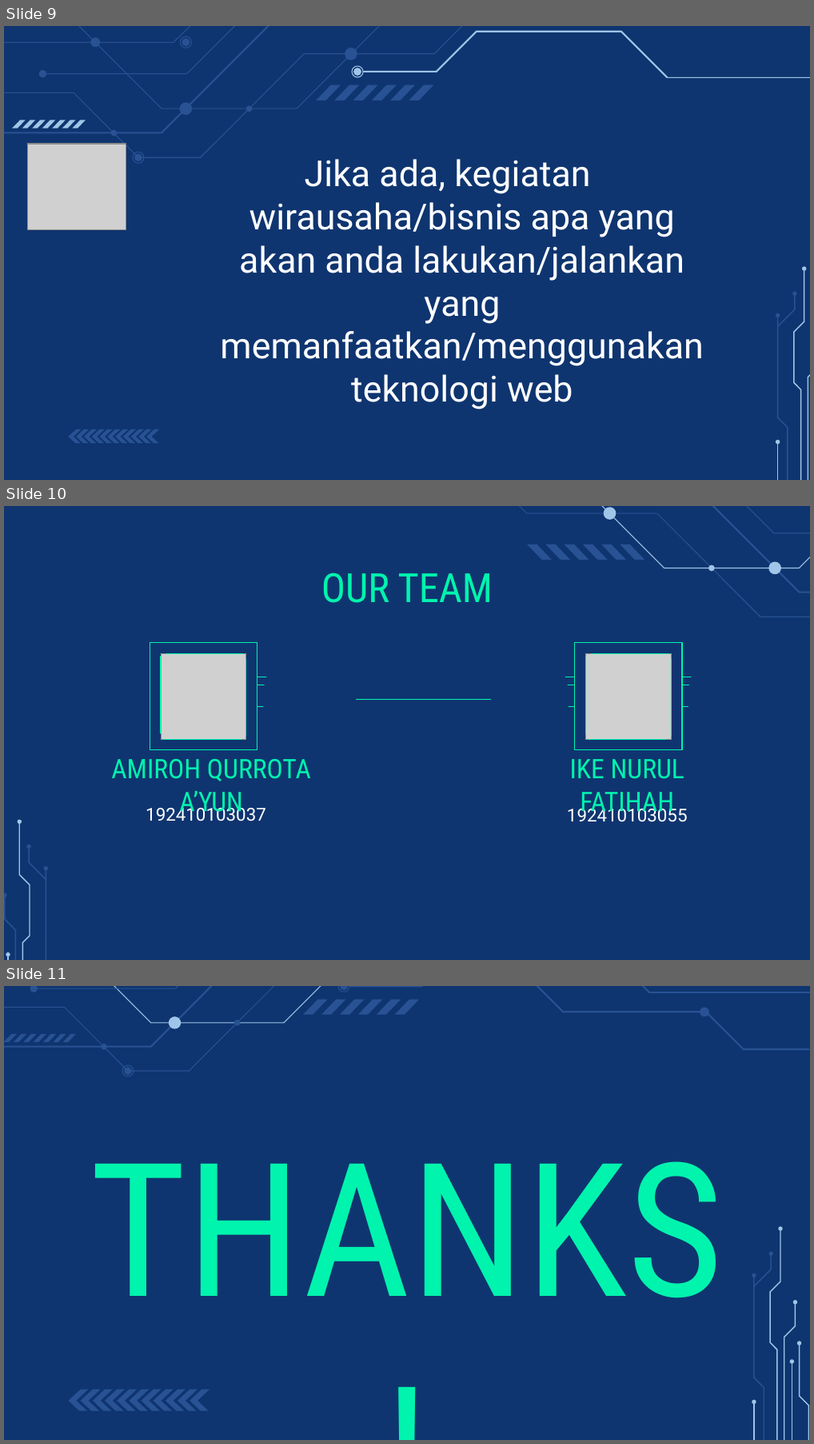
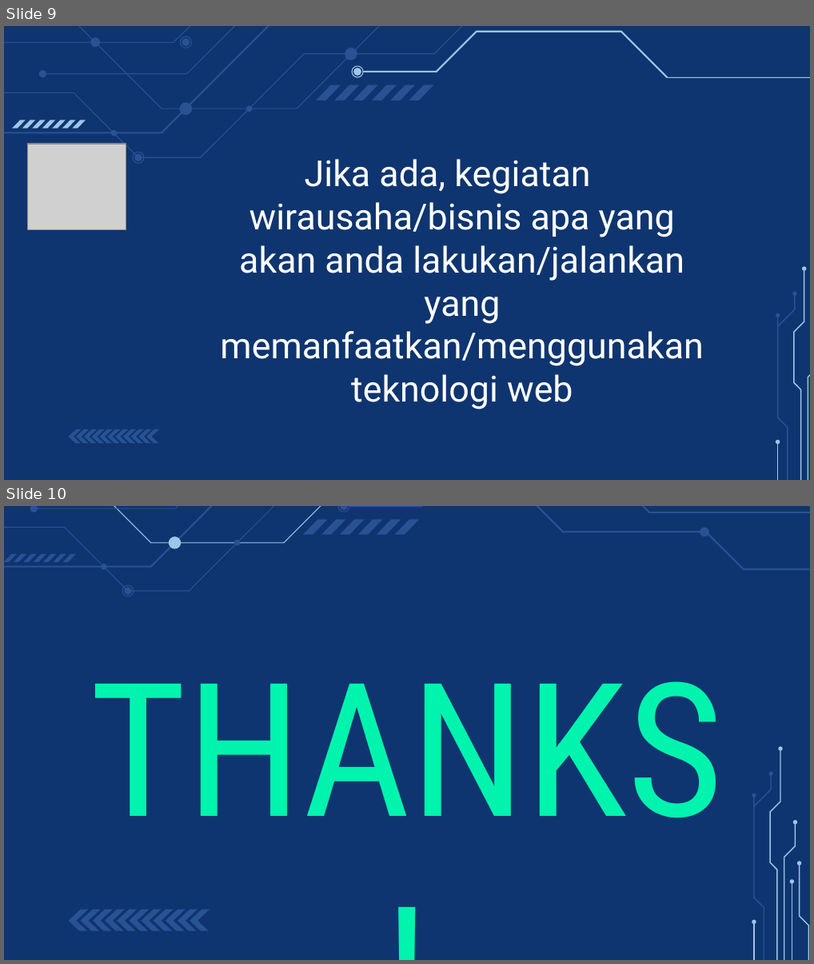
Before and after one commit to amirohqurrota/Pweb, a slide deck: PPT laporan akhir.pptx. Shown one above the other, each under a label of ours: slides 9, 10 and 11 before the commit, slides 9 and 10 after it. The pictures are 814x1444 and 814x964 pixels, drawn with LibreOffice and Linux fonts; fonts in the diff are those of the drawing; grey boxes stand for pictures. Boxes give left, top, right and bottom in pixels: in the first picture for what was removed or moved away, otherwise in the second. Text is boxed around its words. In the diff, an @@ line names an element or a change of style, - is before the commit and + after.

```diff
--- a/PPT laporan akhir.pptx
+++ b/PPT laporan akhir.pptx
@@ slide 10 removed at [4,506,810,960], background #0F3570 @@
@@ group removed at [368,506,810,617]: 13 freeform shapes @@
@@ title removed at [322,572,493,603] @@
-OUR TEAM
@@ picture removed at [162,653,246,739] @@
@@ picture removed at [586,653,672,739] @@
@@ group removed at [150,643,266,750]: 12 freeform shapes @@
@@ line removed from (356, 700) to (491, 700) @@
@@ group removed at [566,643,691,750]: 15 freeform shapes @@
@@ text removed at [111,759,311,817] @@
-AMIROH QURROTA A’YUN
@@ text removed at [570,759,685,817] @@
-IKE NURUL FATIHAH
@@ text removed at [146,804,266,821] @@
-192410103037
@@ text removed at [567,804,688,822] @@
-192410103055
@@ group removed at [4,820,47,960]: 10 freeform shapes @@
@@ what was slide 11 is now slide 10 @@
```
Also in this commit, not shown: 8 other files.
